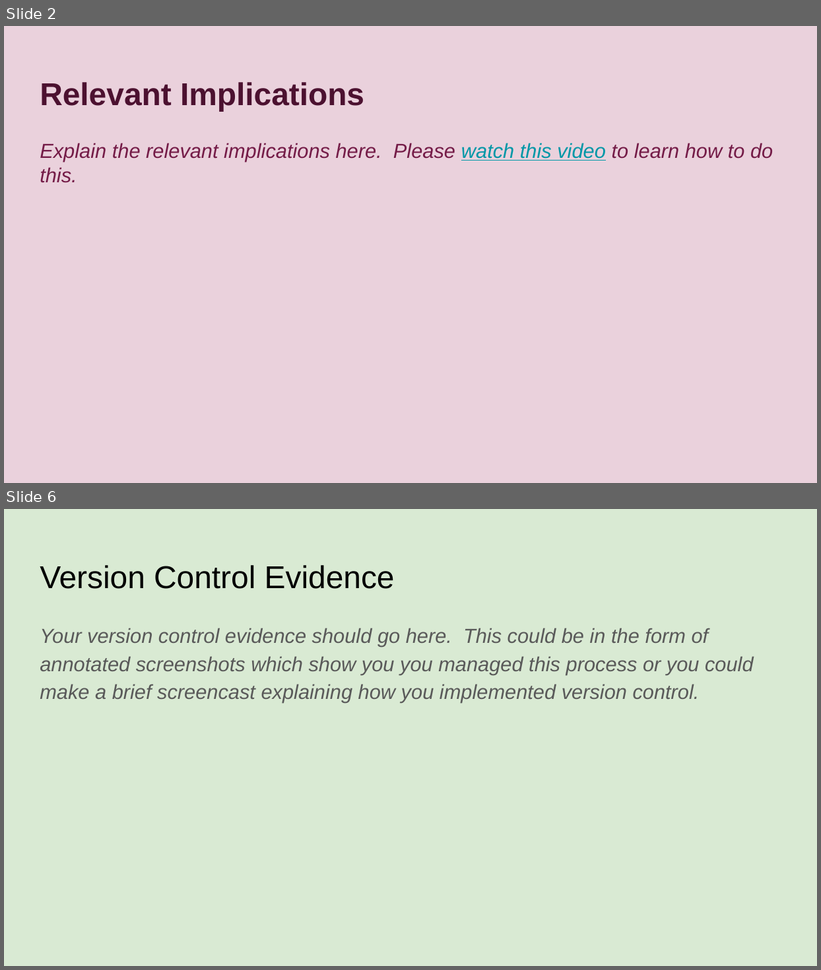
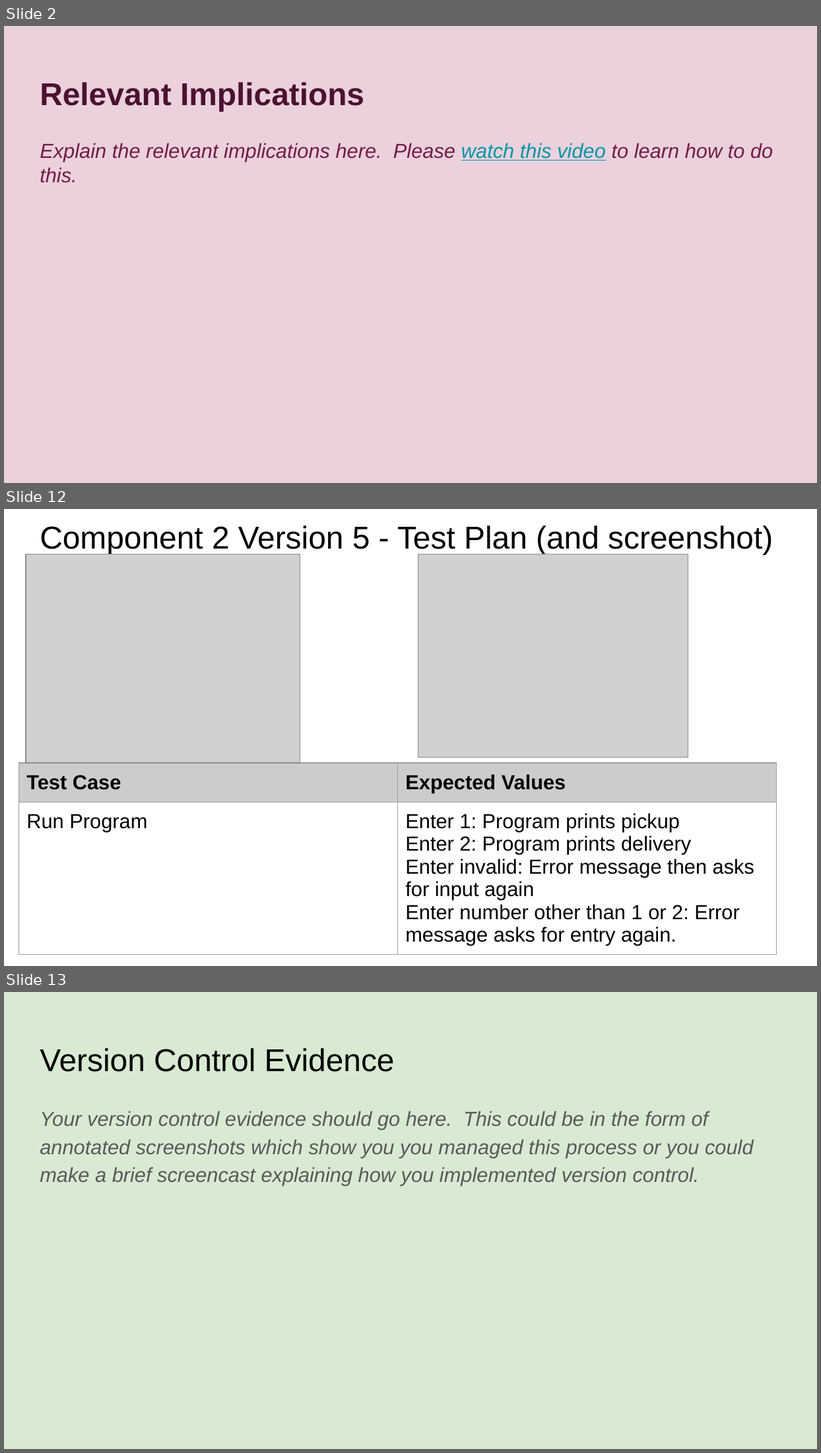
Before and after one commit to boatttt/Pizza_Bot, a slide deck: 022_91893+_+91897+Documentation.pptx. Shown one above the other, each under a label of ours: slides 2 and 6 before the commit, slides 2, 12 and 13 after it; the slides between them are not shown. The pictures are 821x970 and 821x1453 pixels, drawn with LibreOffice and Linux fonts; fonts in the diff are those of the drawing; grey boxes stand for pictures. Boxes give left, top, right and bottom in pixels: in the first picture for what was removed or moved away, otherwise in the second. Text is boxed around its words. In the diff, an @@ line names an element or a change of style, - is before the commit and + after.

Commit message:
Created Pickup or Delivery Menu
Created different versions of menu, refining it in version 4

```diff
--- a/022_91893+_+91897+Documentation.pptx
+++ b/022_91893+_+91897+Documentation.pptx
@@ slide 12 added at <box>4,509,817,966</box>, background #FFFFFF @@
@@ title added at <box>40,525,773,555</box>, 28 pt, text #000000 @@
+Component 2 Version 5 - Test Plan (and screenshot)
@@ picture added at <box>26,555,301,764</box> @@
@@ picture added at <box>418,555,688,758</box> @@
@@ table added at <box>19,764,776,966</box>, 2 rows, 2 columns @@
+Test Case | Expected Values
+Run Program | Enter 1: Program prints pickup / Enter 2: Program prints delivery / Enter invalid: Error message then asks for input again / Enter number other than 1 or 2: Error message asks for entry again.
@@ what was slide 6 is now slide 13 @@
```
Also in this commit, not shown: 3 slides changed, 7 other slides added, 1 slide removed, 4 other files.
